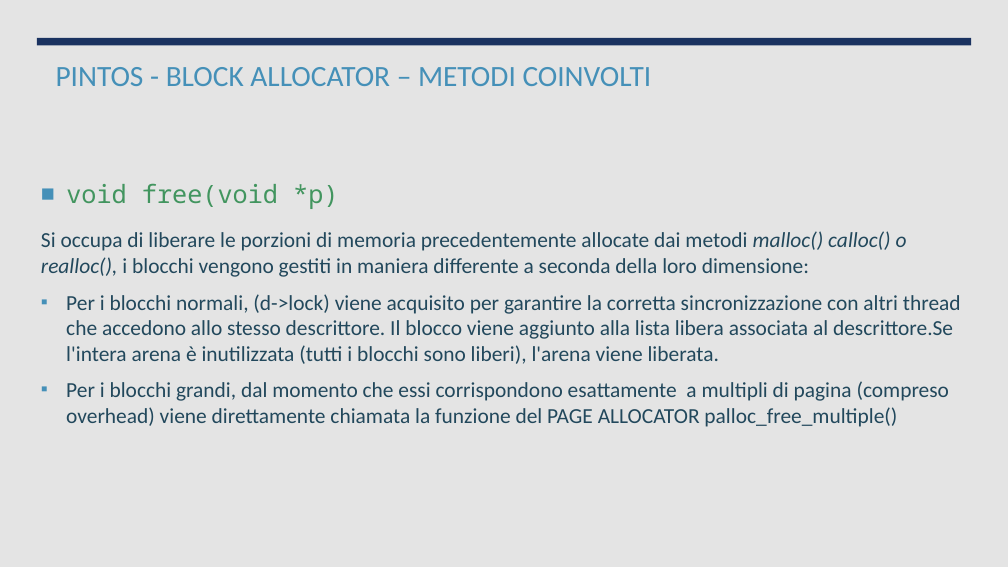
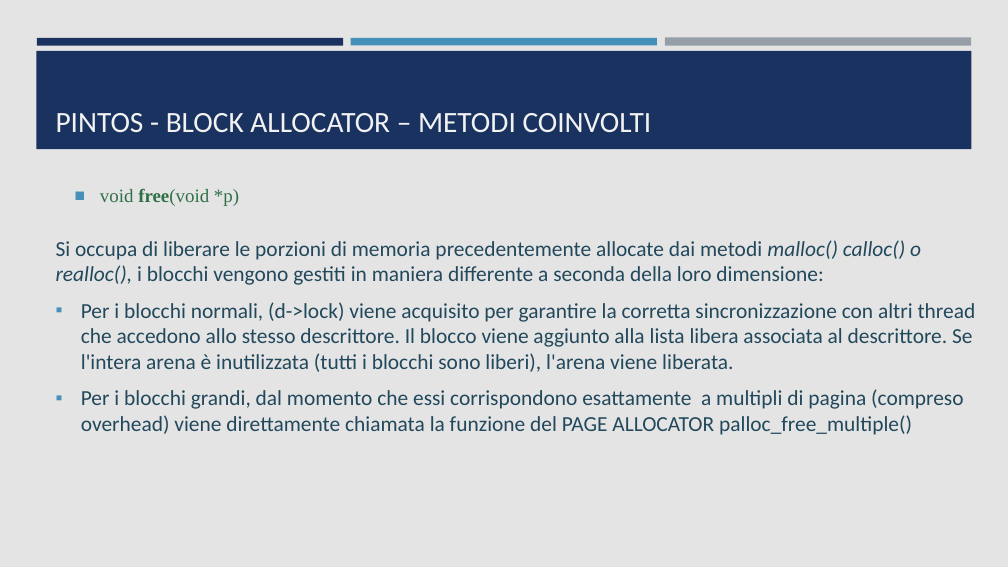
Before and after one commit to ProgrammazioneDiSistema2023-IA-ZZ/Group07, a slide deck: slide 13 of PintOS - Gestione Memoria.pptx (slide 12 before the commit). Drawn at 1008x567 pixels with LibreOffice and Linux fonts; fonts in the diff are those of the drawing. Boxes give left, top, right and bottom in pixels: in the first picture for what was removed or moved away, otherwise in the second. Text is boxed around its words. In the diff, an @@ line names an element or a change of style, - is before the commit and + after.

Commit message:
modified pptx background

```diff
--- a/PintOS - Gestione Memoria.pptx
+++ b/PintOS - Gestione Memoria.pptx
@@ background #EBEBEB to #E4E4E4 @@
@@ rectangle removed at box(0, 0, 1008, 567) @@
@@ rectangle added at box(36, 51, 972, 149), fill #1A3260 @@
@@ rectangle removed at box(37, 38, 972, 45) @@
@@ rectangle added at box(37, 38, 343, 45), fill #1A3260 @@
@@ title "PINTOS - BLOCK ALLOCATOR – ..." at box(56, 113, 652, 132): text colour #4590B8 to #F2F2F2; vertical alignment top to bottom @@
@@ rectangle added at box(351, 38, 657, 45), fill #4590B8 @@
@@ rectangle added at box(665, 38, 971, 46), fill #969FA7 @@
@@ text "void free(void *p)": place and size @@
-text "void free(void *p)" at box(66, 183, 338, 209)
+text "void free(void *p)" at box(100, 188, 239, 206)
@@ text "void free(void *p)" at box(100, 188, 239, 206): size 24 to 18 pt, font Noto Sans Mono to Times New Roman, text colour #42955F to #327047; bold on in "free(void"; less space between paragraphs; vertical alignment middle to top @@
@@ text "Si occupa di liberare le ...": place and size @@
-text "Si occupa di liberare le ..." at box(41, 231, 961, 427)
+text "Si occupa di liberare le ..." at box(56, 240, 976, 435)
@@ text at box(81, 302, 976, 372): spaces changed @@
-▪ Per i blocchi normali, (d->lock) viene acquisito per garantire la corretta sincronizzazione con altri thread che accedono allo stesso descrittore. Il blocco viene aggiunto alla lista libera associata al descrittore.Se l'intera arena è inutilizzata (tutti i blocchi sono liberi), l'arena viene liberata.
+▪ Per i blocchi normali, (d->lock) viene acquisito per garantire la corretta sincronizzazione con altri thread che accedono allo stesso descrittore. Il blocco viene aggiunto alla lista libera associata al descrittore. Se l'intera arena è inutilizzata (tutti i blocchi sono liberi), l'arena viene liberata.
```
Also in this commit, not shown: 10 other slides changed, 2 slides added, 4 other files.
